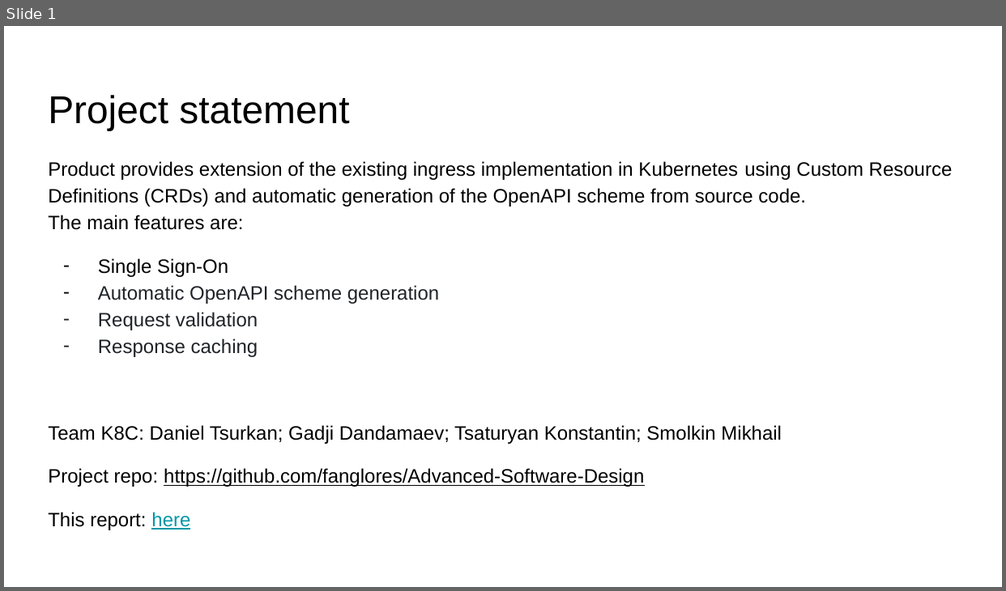
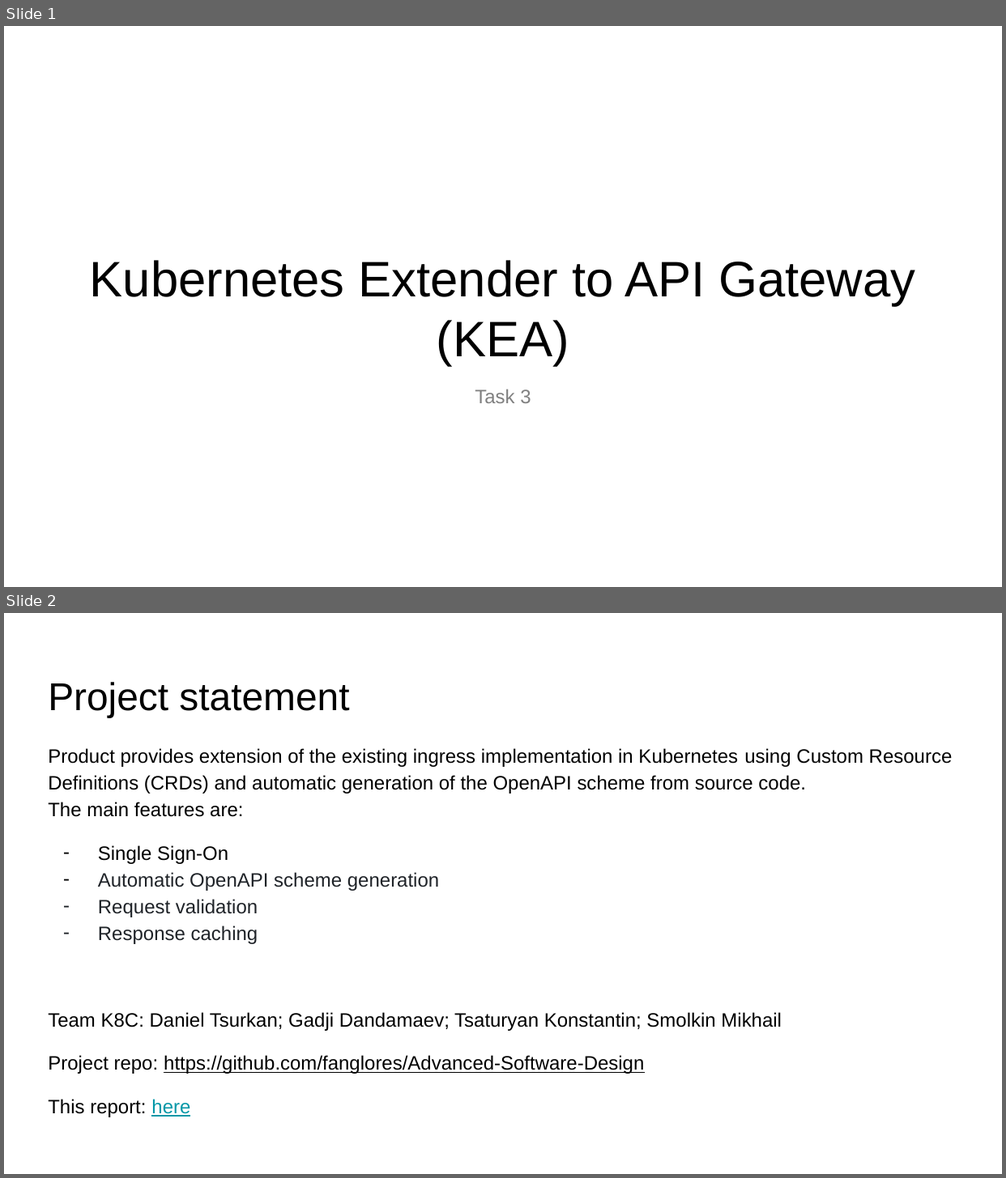
Before and after one commit to fanglores/Advanced-Software-Design, a slide deck: Task 3.pptx. Shown one above the other, each under a label of ours: slide 1 before the commit, slides 1 and 2 after it. The pictures are 1006x591 and 1006x1178 pixels, drawn with LibreOffice and Linux fonts; fonts in the diff are those of the drawing. Boxes give left, top, right and bottom in pixels: in the first picture for what was removed or moved away, otherwise in the second. Text is boxed around its words. In the diff, an @@ line names an element or a change of style, - is before the commit and + after.

```diff
--- a/Task 3.pptx
+++ b/Task 3.pptx
@@ slide 1 added at box(4, 26, 1002, 587), background #FFFFFF @@
@@ title added at box(90, 260, 915, 365), 36 pt, text #000000 @@
+Kubernetes Extender to API Gateway (KEA)
@@ text added at box(475, 389, 530, 403), 14 pt, text #808080 @@
+Task 3
@@ what was slide 1 is now slide 2 @@
```
Also in this commit, not shown: 1 other file.
